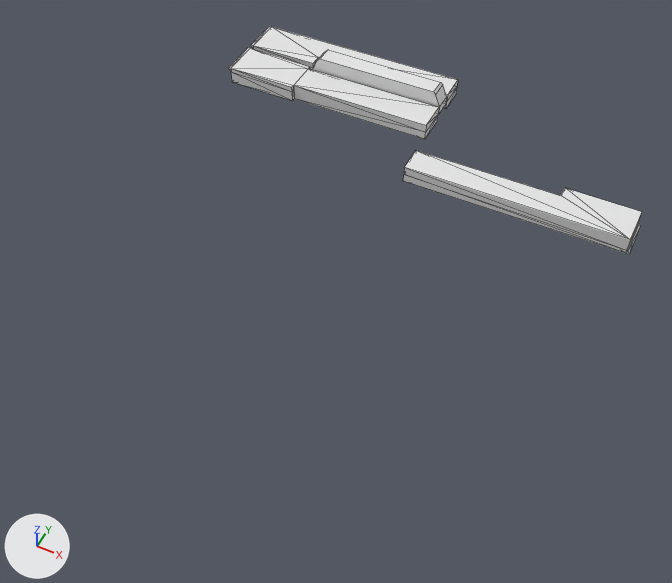
An edit to the FBX model Assets/Models/KeyboardKeys/keys.FBX, drawn before and after from the same camera.
Rendered twice from a 50 mm camera at (3.58, -7.65, 6.57) aimed at (0.81, -2.1, -0.36). Lighting does not change. The marker at lower left points along +X, +Y and +Z. Mesh edges are drawn as thin lines. Where no turn or scale is listed for an object, it has been applied to the vertices.
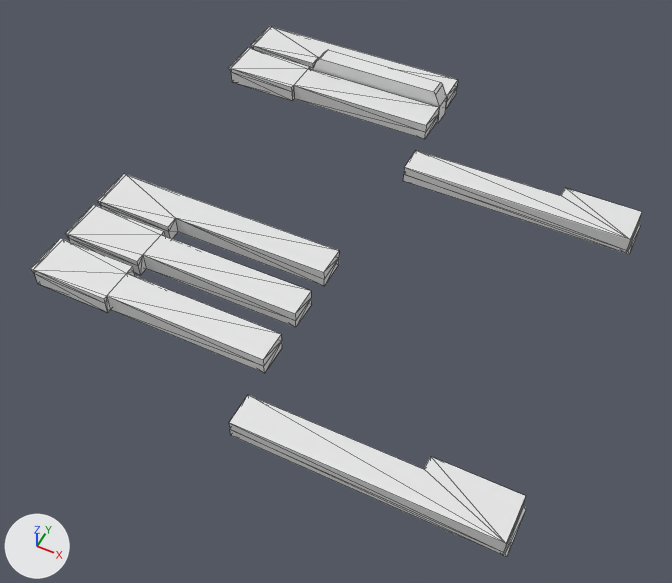
Where the change shows, as pixel boxes [x1, y1, x2, y2] in the pictures (672 x 583 px):
```json
{"object": "Box015", "change": "added", "after": [229, 395, 526, 557]}
{"object": "KEYMSL", "change": "added", "after": [30, 238, 282, 373]}
{"object": "KEYMSR", "change": "added", "after": [65, 205, 311, 327]}
{"object": "Box017", "change": "added", "after": [97, 174, 339, 286]}
```

The change, as JSON lines over the scene's bpy script:
```json
{"op": "add", "block": "me_mesh_007", "code": ["me_mesh_007 = bpy.data.meshes.new('Mesh.007')", "me_mesh_007.from_pydata(...)  # 26 vertices, 48 faces; spans x -2.48..0.0, y -0.23..0.23, z 0.0..0.19"]}
{"op": "add", "block": "me_mesh_005", "code": ["me_mesh_005 = bpy.data.meshes.new('Mesh.005')", "me_mesh_005.from_pydata(...)  # 26 vertices, 48 faces; spans x -2.48..0.0, y -0.23..0.23, z 0.0..0.19"]}
{"op": "add", "block": "ob_keymsl", "code": ["ob_keymsl = bpy.data.objects.new('KEYMSL', me_mesh_007)", "ob_keymsl.location = (0.82, -3.34, 0.0)"]}
{"op": "add", "block": "ob_box015", "code": ["ob_box015 = bpy.data.objects.new('Box015', me_mesh_003.copy())  # the mesh of ob_box014", "ob_box015.location = (0.82, -3.88, 0.0)", "ob_box015.scale = (-0.0254, -0.0254, -0.0254)"]}
{"op": "add", "block": "ob_box017", "code": ["ob_box017 = bpy.data.objects.new('Box017', me_mesh.copy())  # the mesh of ob_box001", "ob_box017.location = (0.82, -2.29, 0.0)"]}
{"op": "add", "block": "ob_keymsr", "code": ["ob_keymsr = bpy.data.objects.new('KEYMSR', me_mesh_005)", "ob_keymsr.location = (0.82, -2.81, 0.0)"]}
```
